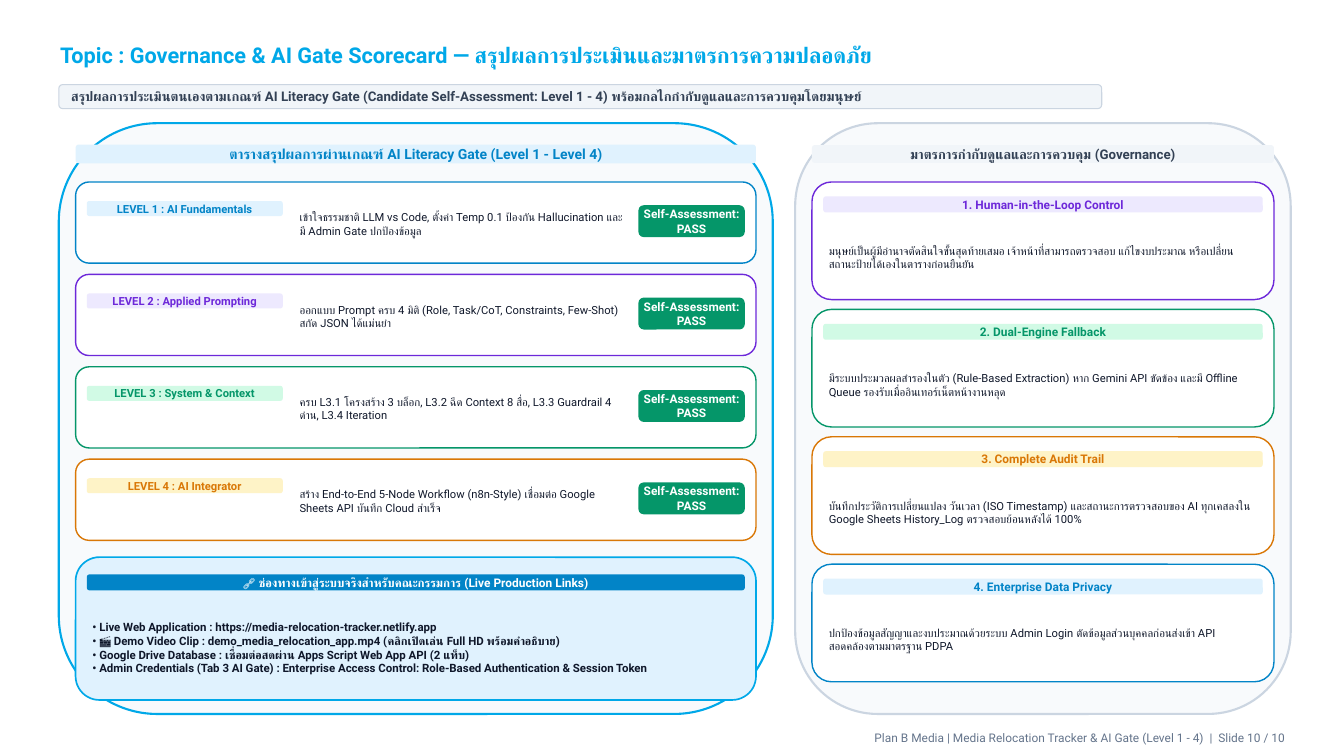
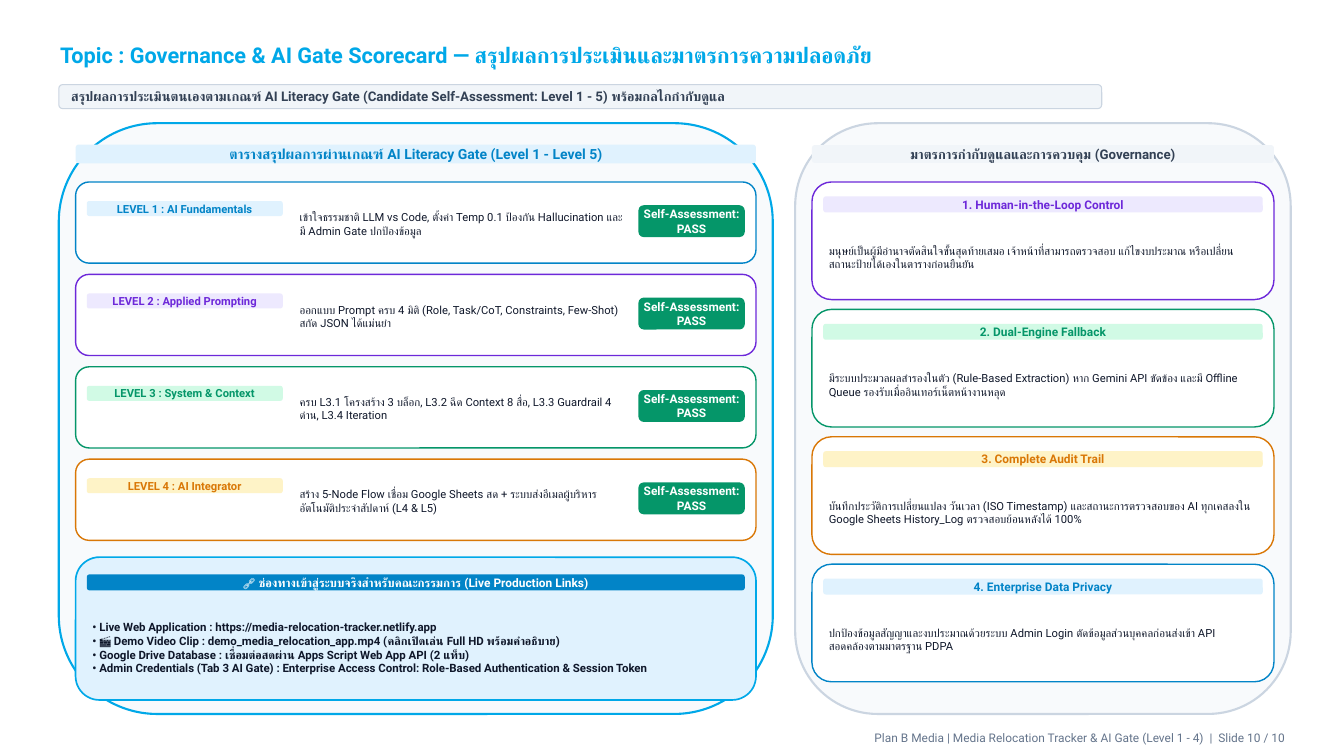
Before and after one commit to wasusangthong-sketch/media_relocation_dist, a slide deck: slide 10 of AI_Gate_Committee_Presentation_10slides.pptx. Drawn at 1344x756 pixels with LibreOffice and Linux fonts; fonts in the diff are those of the drawing; background and template pictures are left out. Boxes give left, top, right and bottom in pixels: in the first picture for what was removed or moved away, otherwise in the second. Text is boxed around its words. In the diff, an @@ line names an element or a change of style, - is before the commit and + after.

Commit message:
docs: update 10-slide presentation and video demo with Executive Email Digest and Level 5 Scheduled Automation; remove demo button from production app

```diff
--- a/AI_Gate_Committee_Presentation_10slides.pptx
+++ b/AI_Gate_Committee_Presentation_10slides.pptx
@@ text in rounded rectangle at [71, 91, 725, 105]: text changed @@
-สรุปผลการประเมินตนเองตามเกณฑ์ AI Literacy Gate (Candidate Self-Assessment: Level 1 - 4) พร้อมกลไกกำกับดูแลและการควบคุมโดยมนุษย์
+สรุปผลการประเมินตนเองตามเกณฑ์ AI Literacy Gate (Candidate Self-Assessment: Level 1 - 5) พร้อมกลไกกำกับดูแล
@@ text in rounded rectangle at [229, 148, 602, 163]: text changed @@
-ตารางสรุปผลการผ่านเกณฑ์ AI Literacy Gate (Level 1 - Level 4)
+ตารางสรุปผลการผ่านเกณฑ์ AI Literacy Gate (Level 1 - Level 5)
@@ text at [300, 489, 596, 515]: text changed @@
-สร้าง End-to-End 5-Node Workflow (n8n-Style) เชื่อมต่อ Google Sheets API บันทึก Cloud สำเร็จ
+สร้าง 5-Node Flow เชื่อม Google Sheets สด + ระบบส่งอีเมลผู้บริหารอัตโนมัติประจำสัปดาห์ (L4 & L5)
```
Also in this commit, not shown: 2 other slides changed, 4 other files.
